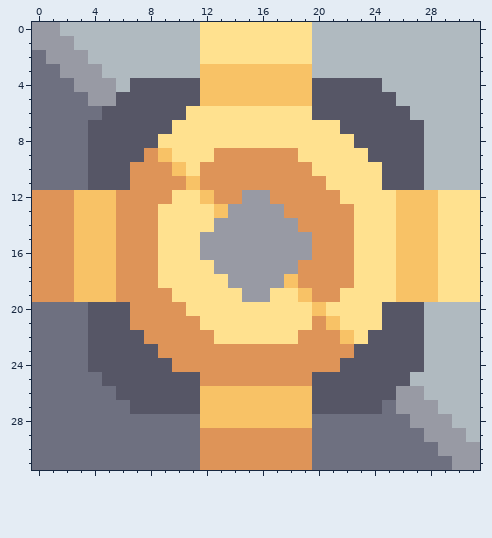
File history of a pixel-art sprite, core/assets-raw/sprites/blocks/power/combustion-generator.png. Above: the version before the commit.
The file is 32x32 pixels.
Now the later version:
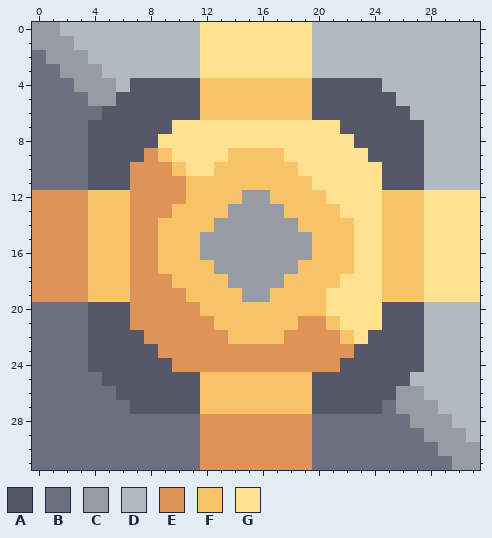
Palette (. is transparent): A #565666  B #6e7080  C #989aa4  D #b0bac0  E #de9458  F #f8c266  G #ffe18f
What changed:
Changed rows in their new state; - is an unchanged pixel.
first column x 3:
 3 ---------GGGGGGGG---------
 6 --------AFFFFFFFF---------
 9 ----------GFFFFG----------
10 ---------GFFFFFFG---------
11 ---------FFFFFFFFG--------
12 E--F---EF-FF--FFFFG---F--G
13 E--F--EFFF-----FFFFG--F--G
14 E--F--FFFF------FFFF--F--G
15 E--F--FFF--------FFF--F--G
16 E--F--FFF--------FFF--F--G
17 E--F--FFFF------FFFF--F--G
18 E--F--EFFFF-----FFFG--F--G
19 E--F---EFFFF--FF-FG---F--G
20 --------EFFFFFFFF---------
21 ---------EFFFFFFE---------
22 ----------EFFFFE----------
25 ---------FFFFFFFF---------
28 ---------EEEEEEEE---------
Where, in picture pixels (left, top, right, bottom), the same in both pictures:
changed: (74, 64, 438, 428)
